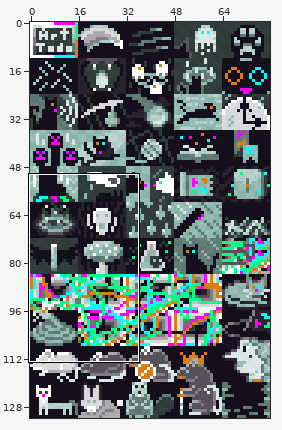
File history of a pixel-art file, src/cardArt.aseprite. Above: a wide view before the commit, with the close-up outlined.
Close-up. The starting point:
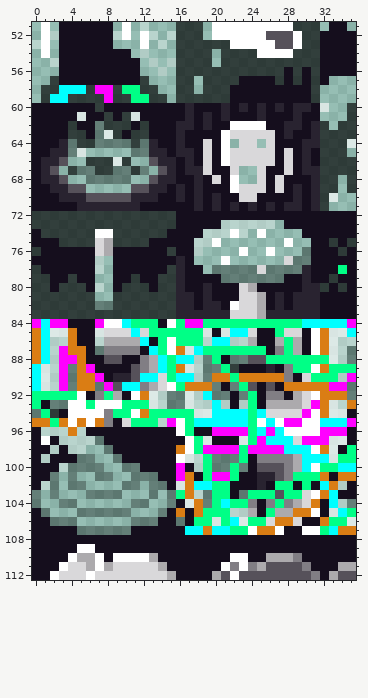
80x132 pixels, 1 frame. Shown: x 0..35, y 51..112.
Now the later version:
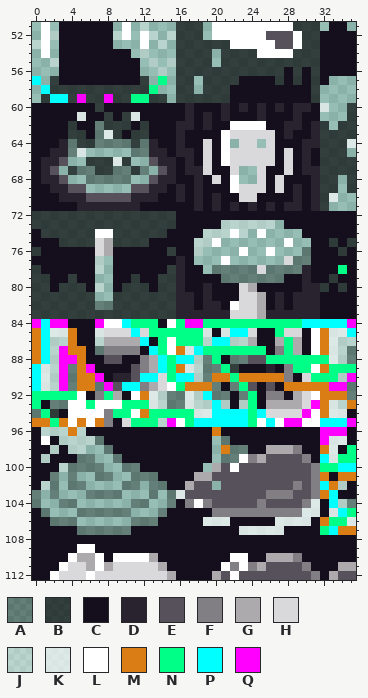
Palette (. is transparent): A #00000055  B #000000aa  C #150e1d  D #292330  E #56515a  F #817e84  G #acaaad  H #d9d8da  J #ffffff55  K #ffffffaa  L #ffffff  M #da7d14  N #00ff86  P #00ffff  Q #ff00ff
Diff:
Layer "Layer 1":
y 57: x 0 . -> P; x 14 . -> N
y 58: x 1 B -> P; x 3..5 PPP -> BBB; x 7..8 QQ -> BB; x 10..11 NN -> BB; x 13 B -> N
y 59: x 5 B -> Q
y 96: x 16..17 LN -> CC; x 20..31 QQQQNPQPLLLL -> MCCCCCCCCCCC
y 97: x 17..21 LNKCC -> CCC.A; x 23..31 KNQPPPHQQ -> CCCCCCCCC
y 98: x 16..31 MLNQQQQNQQQQPPPL -> CCCC.MAACCGGGFCC
y 99: x 16..20 LKJNA -> CCCC.; x 23..31 NCFFFFGPP -> LFGEEEEFC
y 100: x 16 Q -> C; x 18..24 JNAANAC -> C.GELEE; x 28..31 FGPL -> EEEF
y 101: x 16..26 QMCNQQNCCDD -> CCGGEEEEEEE; x 28..31 FNNN -> EEEF
y 102: x 16..31 KMPPNNCCCDCNNCNC -> CGEE.EEEEEEEEFEF
y 103: x 16..31 NMJANNCANNNENNHL -> KEEEEEEEEEFFFEEF
y 104: x 17..31 KMANPNNFCFNFGHM -> FLFEEEEEFEEEEFK
y 105: x 16 M -> C; x 18..31 MNNNJJGCNGGMML -> CCFFFFFFFFFFKK
y 106: x 16 A -> C; x 18..19 NN -> CK; x 21..30 NPKNNHMMHC -> KCCCCCKKKK
y 107: x 17..27 PPMPPNNLMML -> CCCCCCKKKKK; x 30..31 LL -> CC
Where, in picture pixels (left, top, right, bottom), the same in both close-ups:
changed: (32, 76, 167, 103)
changed: (176, 427, 320, 535)
